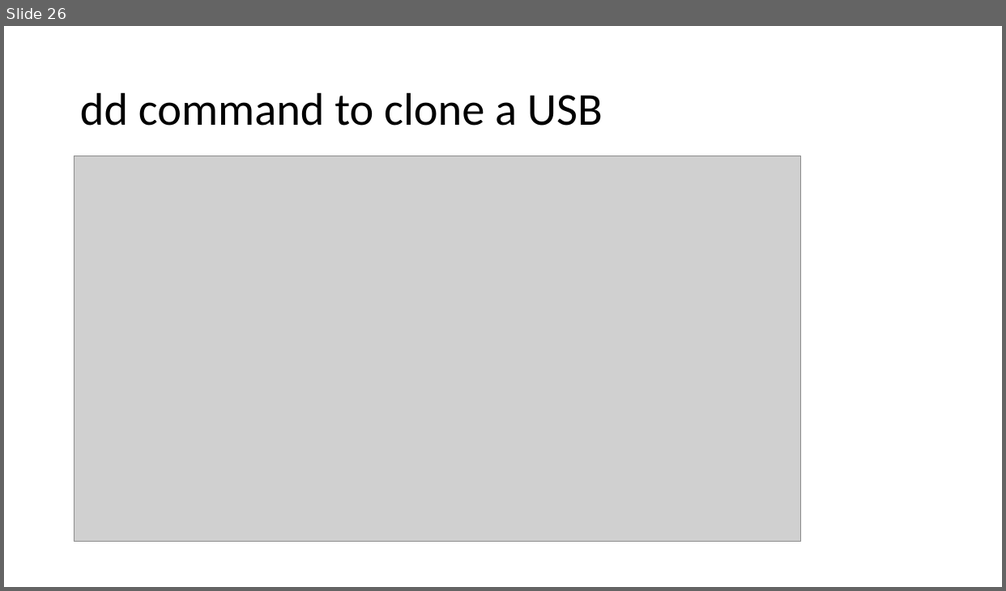
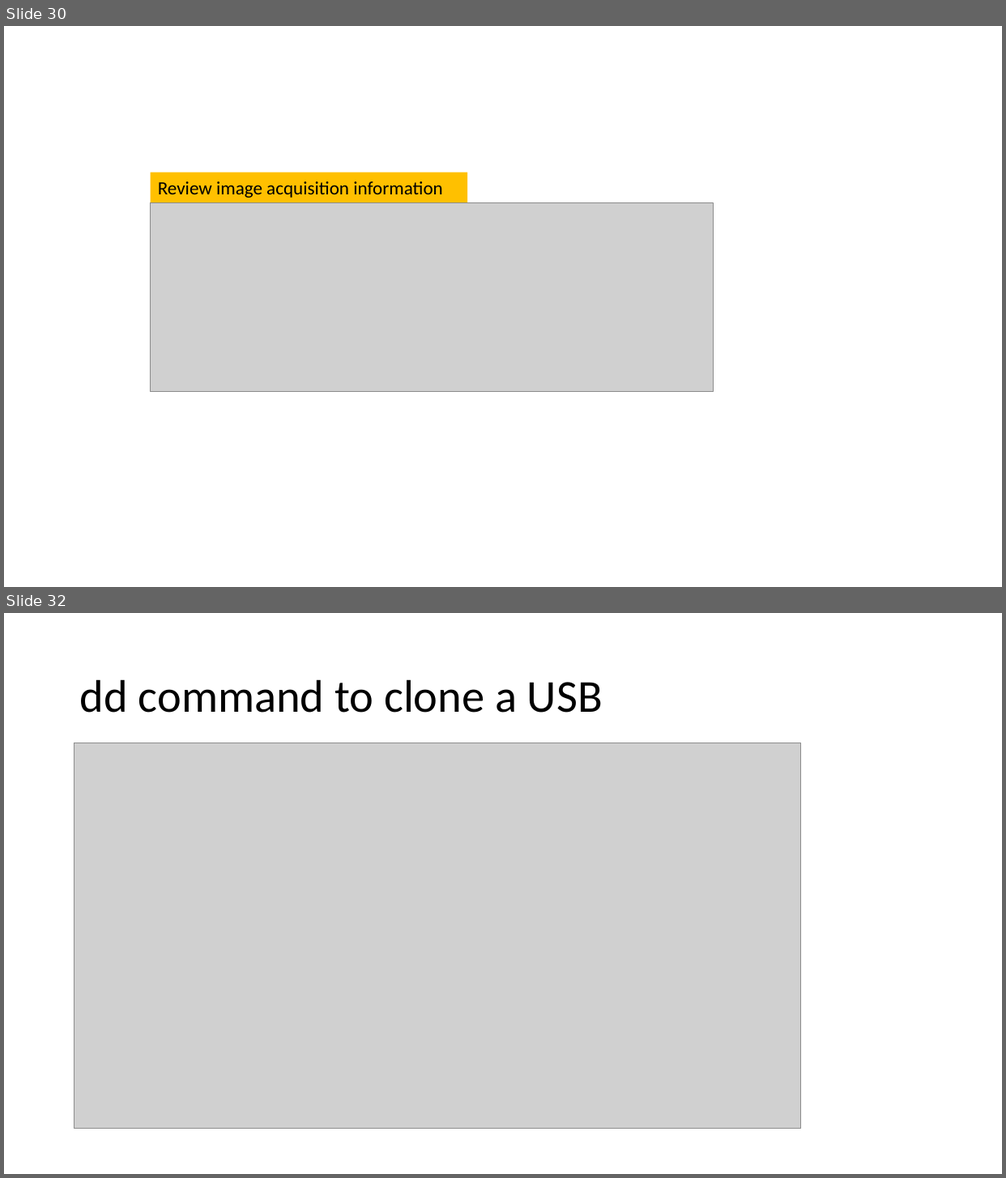
Before and after one commit to frankwxu/Digital-Forensics-Basic-Book, a slide deck: PPTs/Ch8_USB_Image_Acquisition.pptx. Shown one above the other, each under a label of ours: slide 26 before the commit, slides 30 and 32 after it; the slides between them are not shown. The pictures are 1006x591 and 1006x1178 pixels, drawn with LibreOffice and Linux fonts; fonts in the diff are those of the drawing; grey boxes stand for pictures; background and template pictures are left out. Boxes give left, top, right and bottom in pixels: in the first picture for what was removed or moved away, otherwise in the second. Text is boxed around its words. In the diff, an @@ line names an element or a change of style, - is before the commit and + after.

Commit message:
update Ch8 USB Image Acquisition presentation for Digital Forensics

```diff
--- a/PPTs/Ch8_USB_Image_Acquisition.pptx
+++ b/PPTs/Ch8_USB_Image_Acquisition.pptx
@@ slide 30 added at [4, 26, 1002, 587], background #FFFFFF @@
@@ rectangle added at [151, 173, 468, 203], fill #FFC000, 18 pt, text #000000 @@
+Review image acquisition information
@@ picture added at [151, 203, 714, 392] @@
@@ what was slide 26 is now slide 32 @@
```
Also in this commit, not shown: 5 other slides added.
